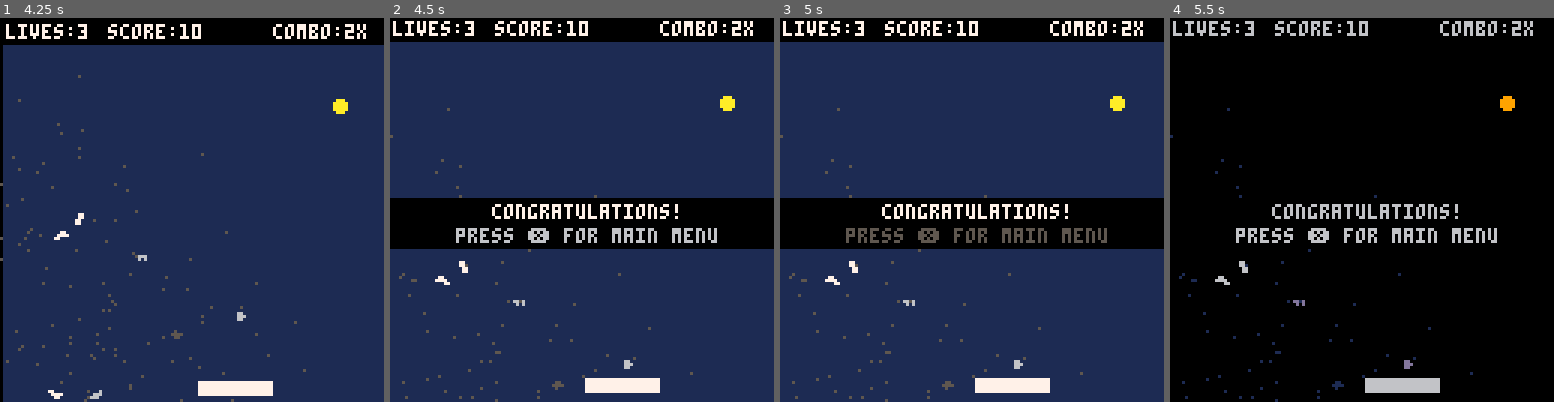
Above: before the commit, frames 1-4 (left to right).
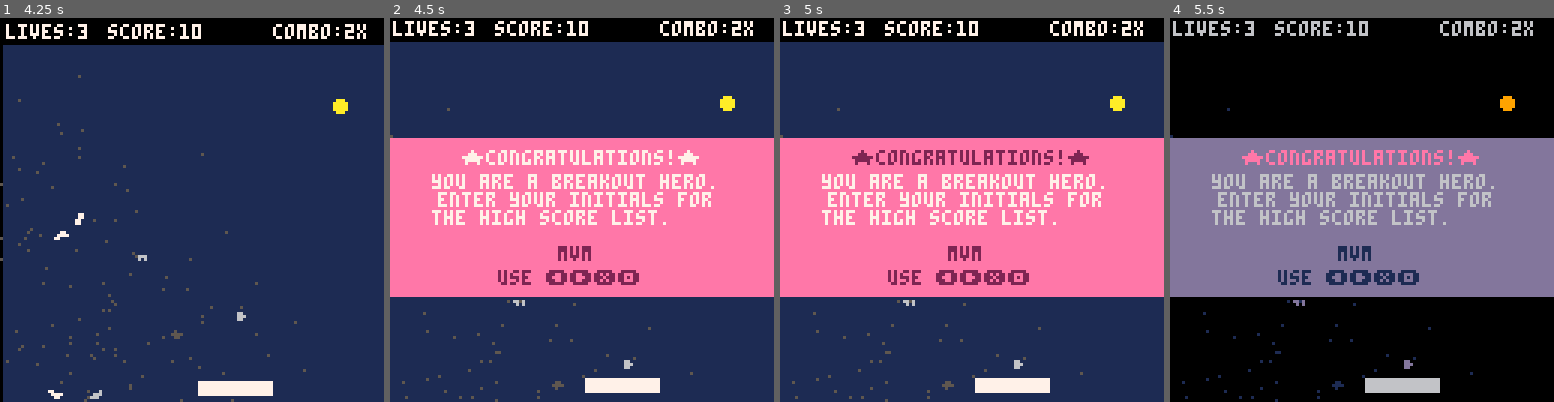
Above: after the commit, the same moments.

Repository: ivanarellano/pico8-doodles
Game: PICO-8 cartridge breakout/breakout.p8
The game is run twice, just before and just after one commit, with the same random seed, the same clock (stepped at 60 frames per second) and the same inputs.
Inputs:
- Up to frame 1 (4.25 s): tap X (X key) at 0.33, 1.07, 1.85, 2.97, 4.08 s; hold Right 1.6-2.1 s; hold Right 2.47-3.03 s; hold Left 3.08-3.58 s; hold Right from 4.02 s (still down)
- Up to frame 2 (4.5 s): keep holding Right
- Up to frame 3 (5 s): release Right at 4.68 s
- Up to frame 4 (5.5 s): hold Left from 5.08 s (still down); tap X (X key) at 5.2 s

Frame 1 is identical in both runs. In frame 2, 41% of the frame differs, in the area x 0-100%, y 31-73%; in frame 3, 41%; in frame 4, 41%.

Commit message:
Add high score screen after winning game

Diff:
--- a/breakout/breakout.p8
+++ b/breakout/breakout.p8
@@ -21,6 +21,7 @@
 	hs3={}
 	hsx=128
 	hsdx=128
+	loghs=false
 
 	loadhs()
 	hschars={"a","b","c","d","e","f","g","h","i","j","k","l","m","n","o","p","q","r","s","t","u","v","w","x","y","z"," "}
@@ -32,6 +33,9 @@
 
 	blink_grey=7
 	blink_grey_i=1
+
+	blink_w=7
+	blink_w_i=1
 
 	start_count=-1
 	gover_count=-1
@@ -194,6 +198,13 @@
 function wingame()
 	mode="winnerwait"
 	lover_count=60
+
+	--check if cur score is new hs
+	if points>hs[5] then
+		loghs=true
+	else
+		loghs=true
+	end
 end
 
 function serveball()
@@ -510,9 +521,32 @@
 end
 
 function draw_winner()
-	rectfill(0,60,128,76,0)
-	print("congratulations!",34,62,7)
-	print("press ❎ for main menu",22,70,blink_grey)
+	if loghs then
+		--has a hs
+		local y=40
+		rectfill(0,y,128,y+52,14)
+
+		print("★congratulations!★",24,y+4,blink_w)
+		print("you are a breakout hero.",14,y+12,7)
+		print("enter your initials for",16,y+18,7)
+		print("the high score list.",14,y+24,7)
+		print("mvm",56,y+36,2)
+
+		--print("press ❎ for main menu",20,y+44,10)
+		print("use ⬅️➡️❎🅾️",36,y+44,2)
+	else
+		--not a hs
+		local y=40
+		rectfill(0,y,128,y+52,14)
+
+		print("★congratulations!★",24,y+4,blink_w)
+		print("you are a breakout winner.",14,y+12,7)
+		print("however you didn't make",16,y+18,7)
+		print("it to the high score list.",14,y+24,7)
+		print("try again!",46,y+36,7)
+
+		print("press ❎ for main menu",20,y+44,10)
+	end
 end
 -->8
 --update
@@ -1076,6 +1110,7 @@
 function doblink()
 	local col={3,11,10,7}
 	local grey_col={5,6,7,6}
+	local win_col={2,7,15,7}
 
 	--text blink
 	blinkframe+=1
@@ -1092,6 +1127,12 @@
 			blink_grey_i=1
 		end
 		blink_grey=grey_col[blink_col_i]
+
+		blink_w_i+=1
+		if blink_w_i>#win_col then
+			blink_w_i=1
+		end
+		blink_w=win_col[blink_w_i]
 	end
 
 	--arrow anim
